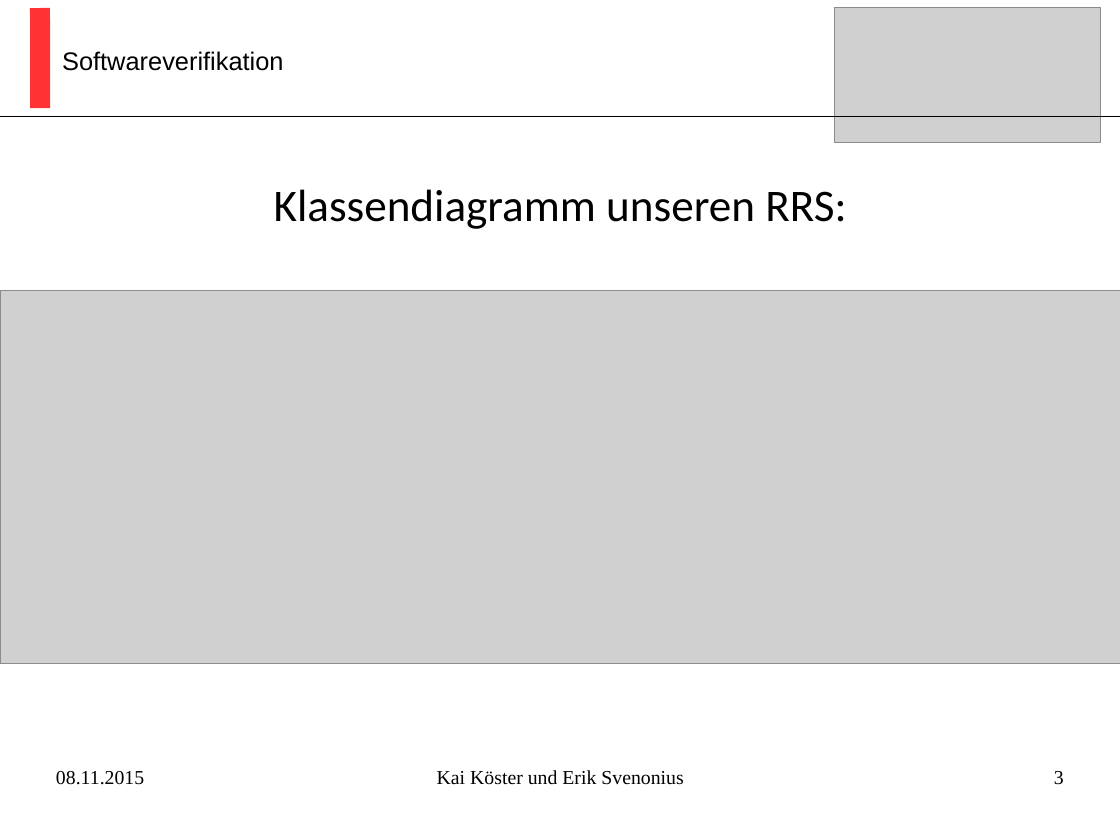
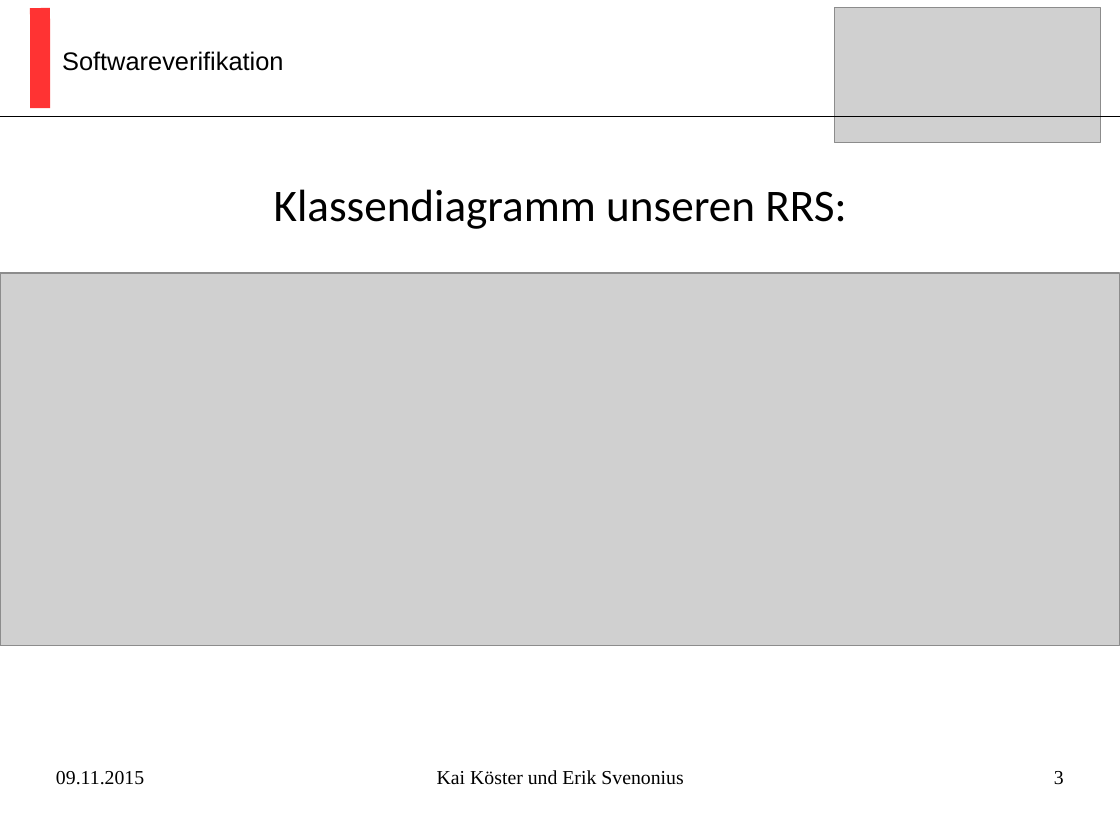
Before and after one commit to kaistefan/dafny, a slide deck: slide 3 of Ausarbeitung/Präsentation.pptx. Drawn at 1120x840 pixels with LibreOffice and Linux fonts; fonts in the diff are those of the drawing; grey boxes stand for pictures. Boxes give left, top, right and bottom in pixels: in the first picture for what was removed or moved away, otherwise in the second. Text is boxed around its words. In the diff, an @@ line names an element or a change of style, - is before the commit and + after.

```diff
--- a/Ausarbeitung/Präsentation.pptx
+++ b/Ausarbeitung/Präsentation.pptx
@@ picture: place and size @@
-picture at box(0, 291, 1120, 664)
+picture at box(0, 273, 1120, 645)
@@ text at box(56, 771, 144, 785): text changed @@
-08.11.2015
+09.11.2015
```
Also in this commit, not shown: 5 other slides changed, 6 other files.
